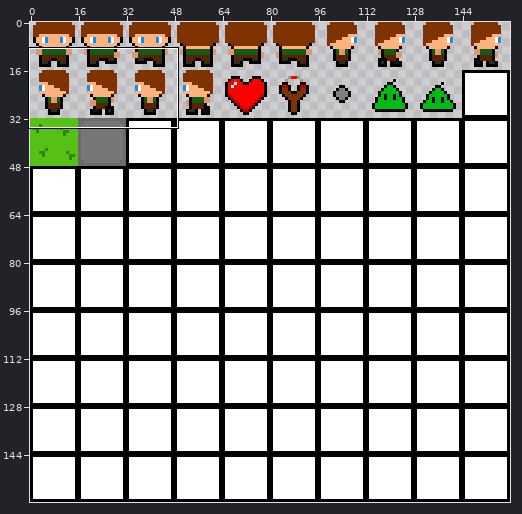
Sprite sheet, stored at Game_01/bin/spritesheet.png. Above: a wide view before the commit, with the close-up outlined.
Close-up. Old version:
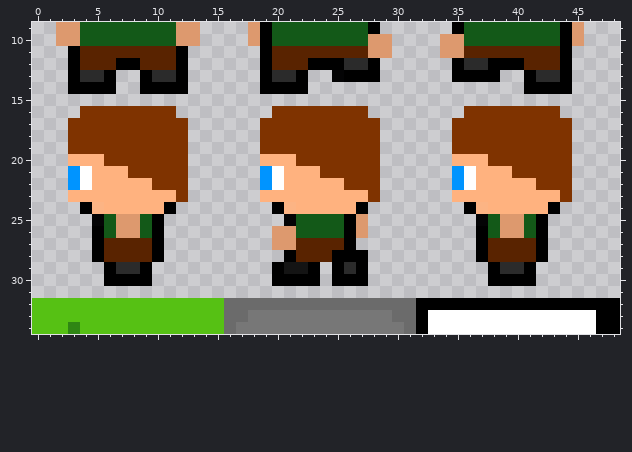
The file is 160x160 pixels. Pixels under 10% opacity are left out. Colours within 5 levels of each other are drawn and written as one. Shown: x 0..48, y 9..34. The commit also changed other parts of the picture, which this record leaves out.
After the commit:
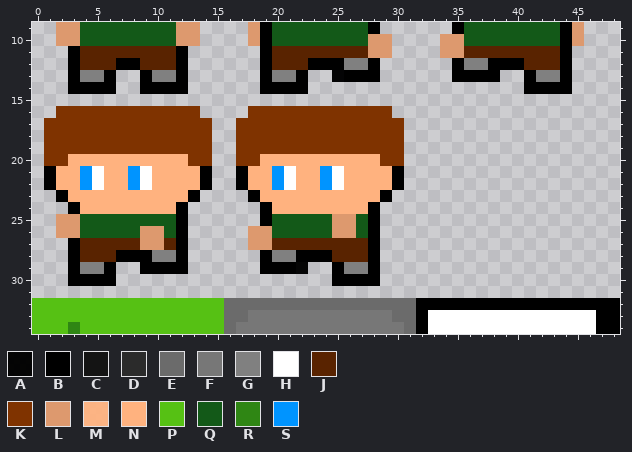
Palette (. is transparent): A #000000f9  B #000000  C #141414  D #2b2b2b  E #6b6b6b  F #777777  G #808080  H #ffffff  J #592300  K #7f3300  L #dd996e  M #ffb27ff0  N #ffb27f  P #56c114  Q #135918  R #2f8614  S #0094ff
From old to new:
Colour C becomes colour A in row 29 at x 22.
The author put colour B in rows 21 to 22 at x 1, 14, 17 and 30; in row 23 at x 2, 13, 18 and 29; in row 24 at x 3, 12, 19 and 28; in row 25 at x 12, 19 and 28; in row 26 at x 12 and 28; in row 27 at x 3, 12 and 28.
The author put colour B in row 28 at x 3, 12, 19 and 28; in row 29 at x 3, 10 to 12, 19 and 28; in row 30 at x 3 to 5 and 28.
Colour C becomes colour B in row 29 at x 21.
Colour J becomes colour B in row 28 at x 7 to 9 and 22 to 24.
The author put colour G in row 28 at x 11 and 20; in row 29 at x 4 to 5.
Colour B becomes colour G in row 28 at x 10 and 21; in row 29 at x 27.
Colour D becomes colour G in row 12 at x 26 to 27 and 36 to 37; in row 13 at x 4 to 5, 10 to 11, 20 to 21 and 42 to 43; in row 29 at x 26.
Colour K becomes colour H in row 21 at x 9 and 25.
Colour N becomes colour H in row 21 at x 5 and 21; in row 22 at x 5, 9, 21 and 25.
The author put colour J in row 27 at x 4, 11 and 27; in row 28 at x 4.
Colour B becomes colour J in row 27 at x 5 and 26; in row 28 at x 5 and 25 to 27.
Colour L becomes colour J in row 27 at x 20 to 21.
The author put colour K in row 16 at x 2 to 3, 12 to 13, 18 to 19 and 28 to 29; in rows 17 to 20 at x 1 to 2, 13 to 14, 17 to 18 and 29 to 30.
The author put colour L in row 25 at x 2 to 3; in row 26 at x 2 to 3 and 18 to 19; in row 27 at x 18 to 19.
Colour B becomes colour L in row 25 at x 26; in row 26 at x 10 and 26; in row 27 at x 10.
Colour J becomes colour L in row 27 at x 9.
Colour Q becomes colour L in row 25 at x 25; in row 26 at x 9 and 25.
The author put colour N in rows 21 to 22 at x 2, 13, 18 and 29.
Colour B becomes colour N in row 24 at x 4, 11, 20 and 27.
Colour K becomes colour N in row 20 at x 6 to 12 and 22 to 28; in rows 21 to 22 at x 10 to 12 and 26 to 28; in row 23 at x 12 and 28.
Colour M becomes colour N in row 24 at x 5 and 21.
Colour S becomes colour N in rows 21 to 22 at x 3 and 19.
The author put colour Q in row 25 at x 4, 11 and 20; in row 26 at x 4 and 11.
Colour A becomes colour Q in row 25 at x 5 and 21.
Colour B becomes colour Q in row 25 at x 10; in row 26 at x 5.
Colour L becomes colour Q in row 25 at x 7 to 8 and 27; in row 26 at x 7 to 8, 20 to 21 and 27.
Colour H becomes colour S in rows 21 to 22 at x 4 and 20.
Colour K becomes colour S in row 21 at x 8 and 24.
Colour N becomes colour S in row 22 at x 8 and 24.
Colour A is gone in row 25 at x 37.
Colour B is gone in row 24 at x 36 and 43; in row 25 at x 42; in rows 26 to 28 at x 37 and 42; in row 29 at x 23, 38 and 41; in row 30 at x 7 to 9, 20 to 23 and 38 to 41.
Colour D is gone in row 29 at x 7 to 8 and 39 to 40.
Colour H is gone in rows 21 to 22 at x 36.
Colour J is gone in rows 27 to 28 at x 38 to 41.
Colour K is gone in row 16 at x 36 to 43; in rows 17 to 19 at x 35 to 44; in row 20 at x 38 to 44; in row 21 at x 40 to 44; in row 22 at x 42 to 44; in row 23 at x 44.
Colour L is gone in rows 25 to 26 at x 39 to 40.
Colour M is gone in row 24 at x 37.
Colour N is gone in row 20 at x 35 to 37; in row 21 at x 37 to 39; in row 22 at x 37 to 41; in row 23 at x 35 to 43; in row 24 at x 38 to 42.
Colour Q is gone in rows 25 to 26 at x 38 and 41.
Colour S is gone in rows 21 to 22 at x 35.
Where, in picture pixels (left, top, right, bottom), the same in both close-ups:
changed: (44, 58, 572, 286)
